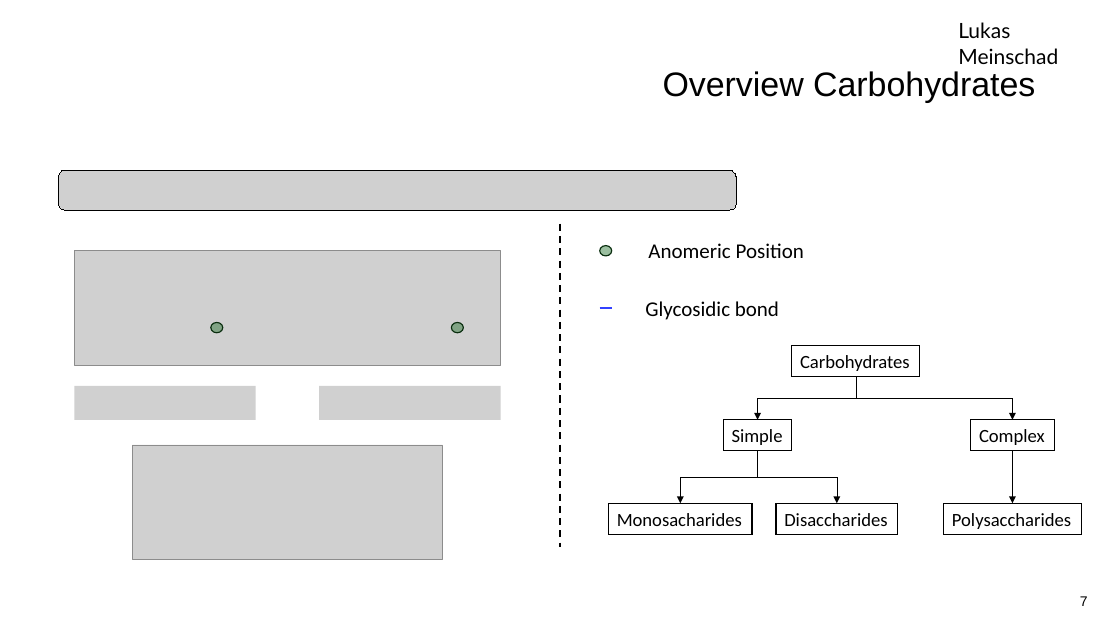
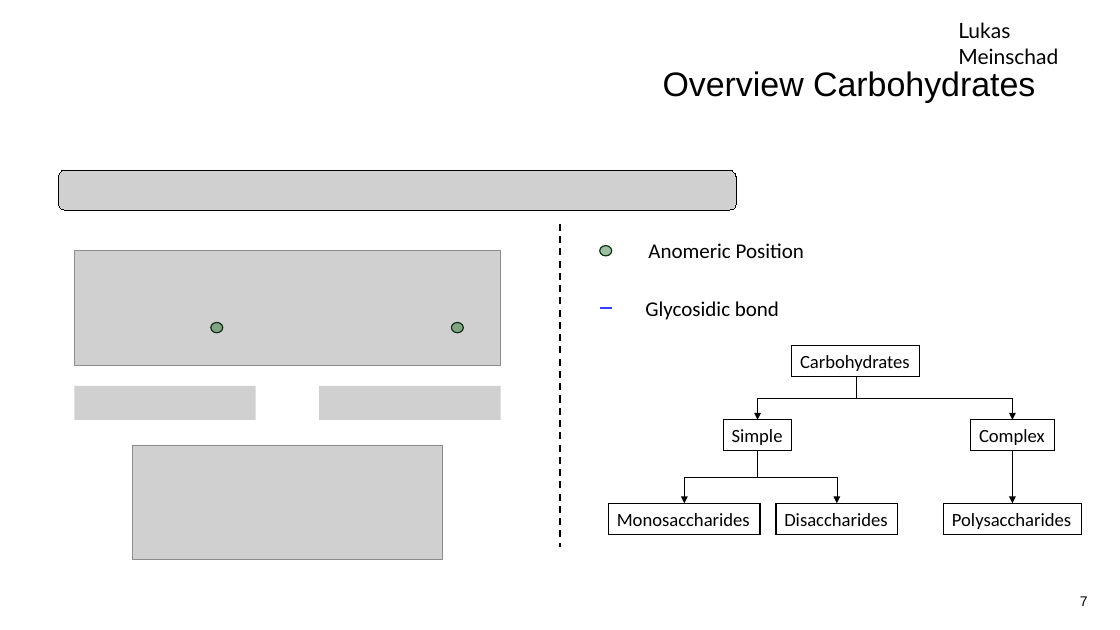
Before and after one commit to LukasMeinschad/Studium, a slide deck: slide 7 of Chemie/OC/Seminar/Seminartalk_OC_Lukas_Meinschad.pptx. Drawn at 1120x630 pixels with LibreOffice and Linux fonts; fonts in the diff are those of the drawing; grey boxes stand for pictures; background and template pictures are left out. Boxes give left, top, right and bottom in pixels: in the first picture for what was removed or moved away, otherwise in the second. Text is boxed around its words. In the diff, an @@ line names an element or a change of style, - is before the commit and + after.

```diff
--- a/Chemie/OC/Seminar/Seminartalk_OC_Lukas_Meinschad.pptx
+++ b/Chemie/OC/Seminar/Seminartalk_OC_Lukas_Meinschad.pptx
@@ elbow arrow moved from (758, 451) - (681, 503) to (758, 451) - (685, 503) @@
@@ rectangle "Monosaccharides": place and size @@
-rectangle "Monosaccharides" at [608, 503, 752, 534]
+rectangle "Monosaccharides" at [608, 503, 760, 534]
@@ text in rectangle at [617, 513, 750, 526]: text changed @@
-Monosacharides
+Monosaccharides
```
Also in this commit, not shown: 4 other slides changed, 4 other files.
